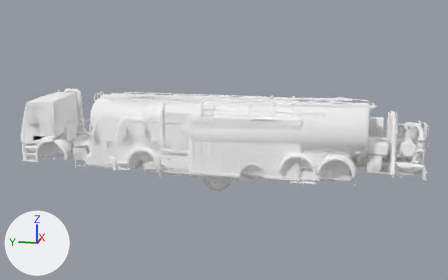
The glTF model assets/traffic/vehicles.glb, before and after one commit.
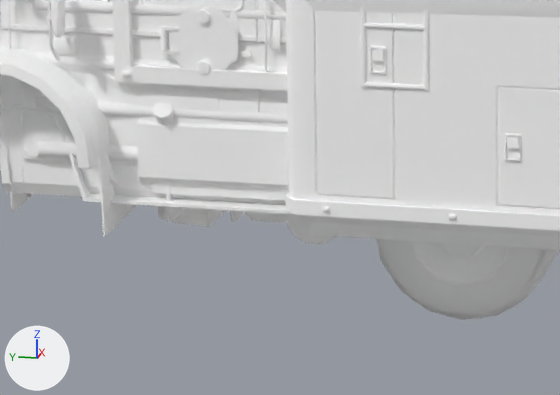
The first picture shows the older version from a camera (50 mm lens) standing at (-21.73, -4.54, 6.77) and looking at (0.05, -0.18, 1.32). The close-ups show the older and then the newer version on the part from 32% to 52% of the width and 50% to 73% of the height of that picture. Only the edits that show in the close-ups are written down. Lighting does not change. The marker at lower left points along +X, +Y and +Z. Objects named as collision shapes, trigger or cutter boxes, shadow casters or lower levels of detail are left out. Where no turn or scale is listed for an object, it has been applied to the vertices.

Names of what the first close-up shows: 'ambulance_lod0', 'cart_lod0', 'citybus_lod0', 'firetruck_lod0', 'firetruck_wheel2', 'firetruck_wheel3', 'garbage_lod0', 'schoolbus_lod0', 'sport_lod0', 'tanker_lod0', 'tanker_wheel3', 'towtruck_lod0' and 6 more.
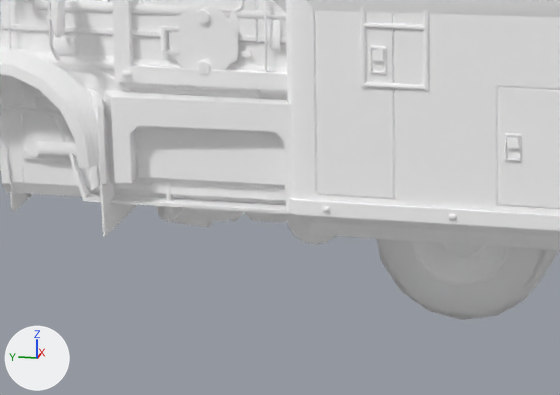
Where the newer file only moved an object's origin or applied its transform, the numbers keep the older frame.

Boxes (x1, y1, x2, y2) around the edits, measured in the close-ups (560 x 395 px):
'tug_lod0', added: after (88, 82, 292, 221)
'tanker_wheel3', unchanged, covered by the edit: before (377, 239, 551, 320)
'tanker_wheel2', unchanged, uncovered by the edit: after (377, 239, 551, 320)

The edits, one by one:
Mesh me_tug_lod0 is new.
It has 1368 vertices, 2380 faces and spans x -1.24..1.24, y -2.3..2.3, z -0.92..0.92.
It uses material mat_traffic (white #ffffff).
Object 'tug_lod0' (ob_tug_lod0) is new; it shows me_tug_lod0.
Its location is (0.0, 0.0, 1.109).
